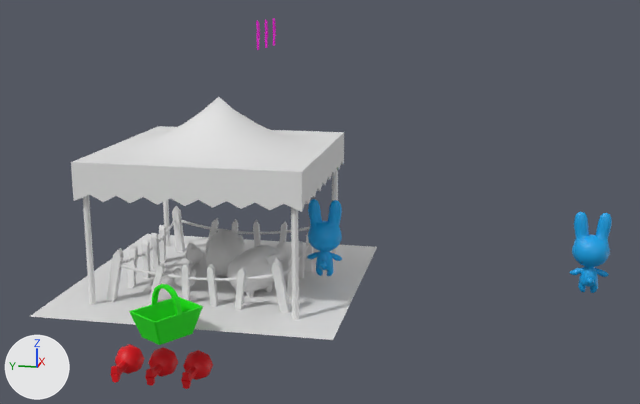
Renders of the FBX model models/Meat/meat_farm_lvl2.fbx from each side of a commit.
One viewpoint serves both versions: a camera (50 mm lens) standing at (-24.18, -7.77, 5.84) and looking at (0.09, -2.91, -0.22). Every picture has the same lights, and +X, +Y and +Z are marked at lower left. The first picture is the older version.

The first picture shows 'SM_Farm_Meat_lvl1.001'.
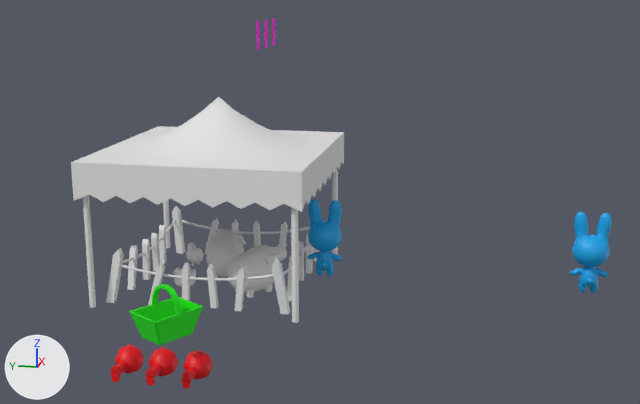
The change in detail:
me_cube_003 is used by ob_sm_farm_meat_lvl1_001; location (0.0, 0.0, 0.0).
me_cube_003 had 4270 vertices, 4002 faces and spanned x -5.6..5.7, y -11.0..4.1, z -6.2..4.7.
me_cube_003 now has 4266 vertices, 4001 faces and spans x -5.6..5.7, y -11.0..3.7, z -6.2..4.7.
me_cube_003 part 1: the loose piece of 4 vertices spanning x -4.1..4.1, y -4.1..4.1, z -2.7 is deleted.

What differs and where, as boxes (x1, y1, x2, y2) in the pictures (640 x 404 px):
'SM_Farm_Meat_lvl1.001', reshaped (7% narrower)
    before: (30, 18, 612, 389)
    after: (71, 18, 612, 389)
part 1 of me_cube_003, deleted
    before: (30, 234, 377, 340)
